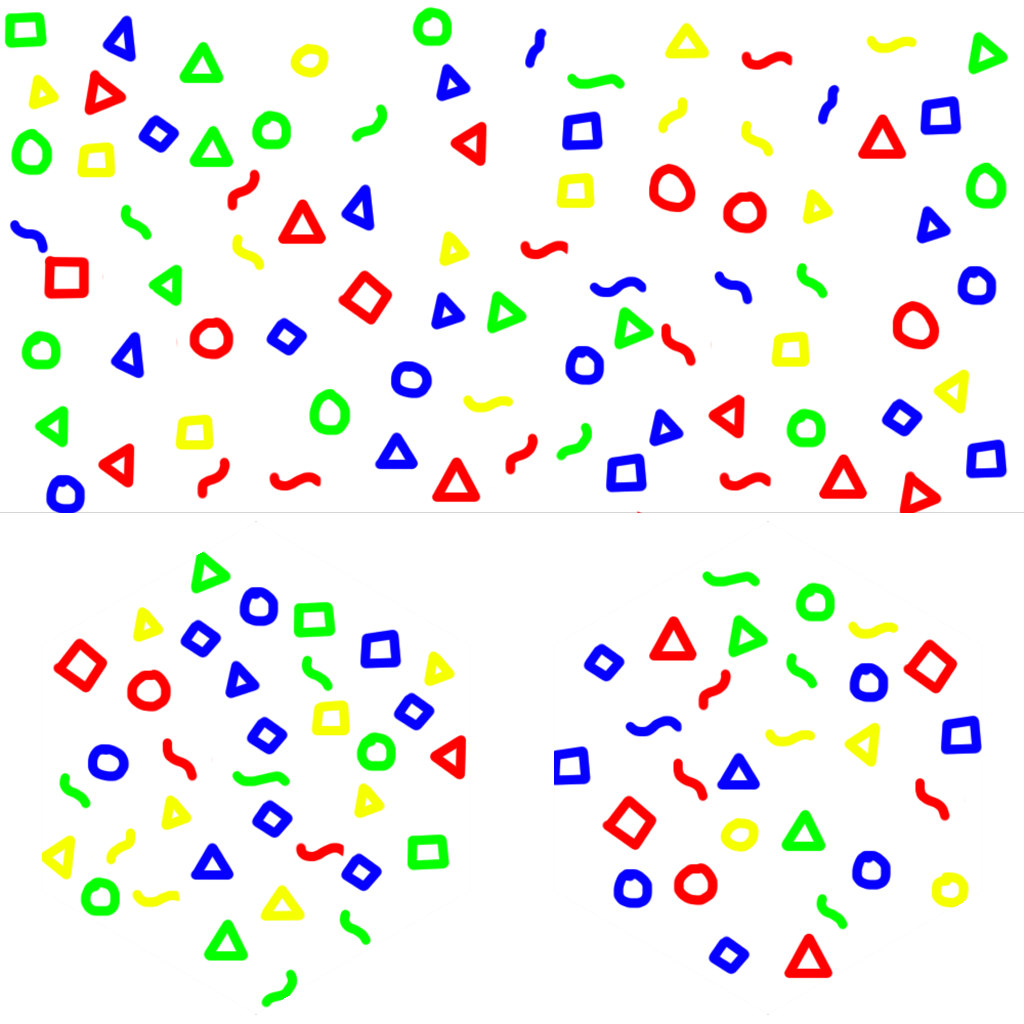
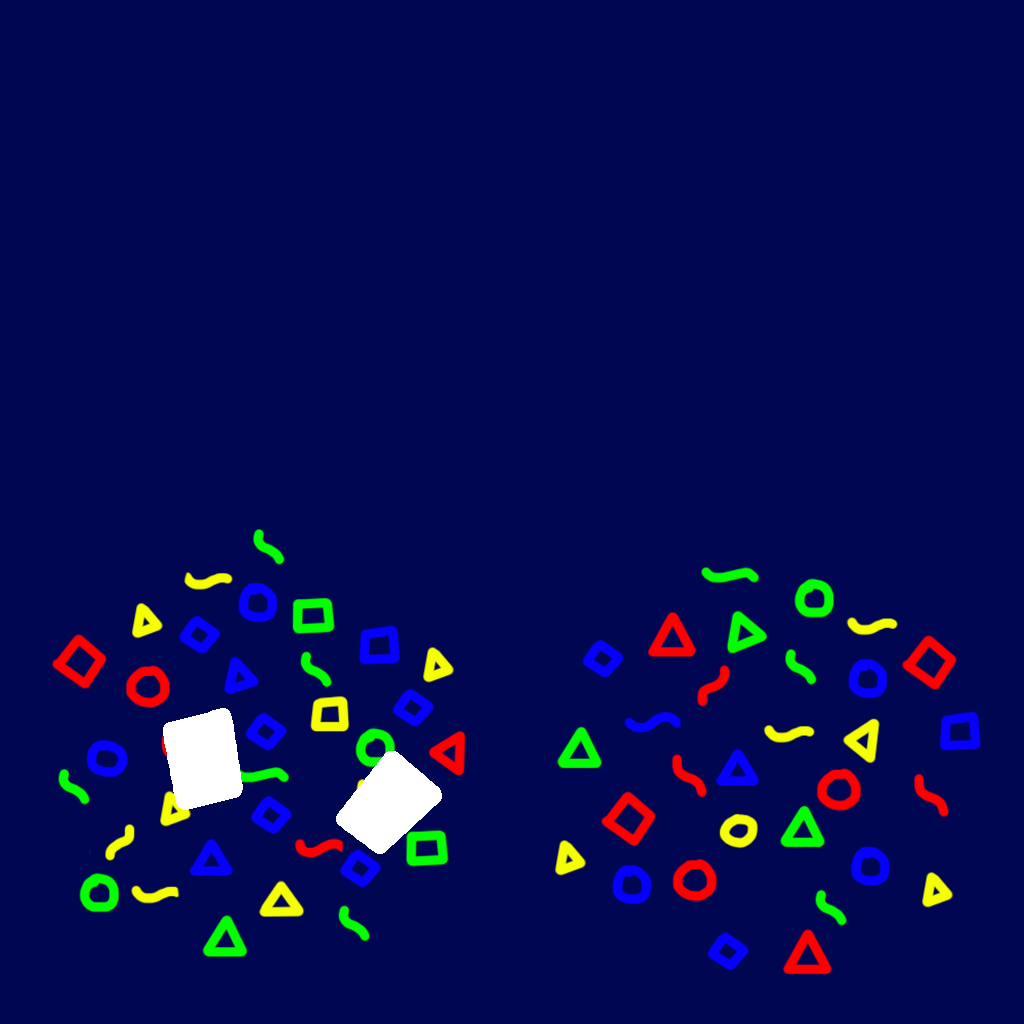
Two versions of the same layered image (1024x1024). Layer-by-layer changes:
added layer "Detail Layer 2" above "Detail Layer" over [163, 708, 442, 854]
renamed "img_ShapePattern" to "Detail Layer", painted on it over [4, 6, 1009, 1008]
removed layer "Layer 0 copy" over [0, 0, 1024, 1015]
added layer "Tile Color" over [0, 0, 1024, 1024]
